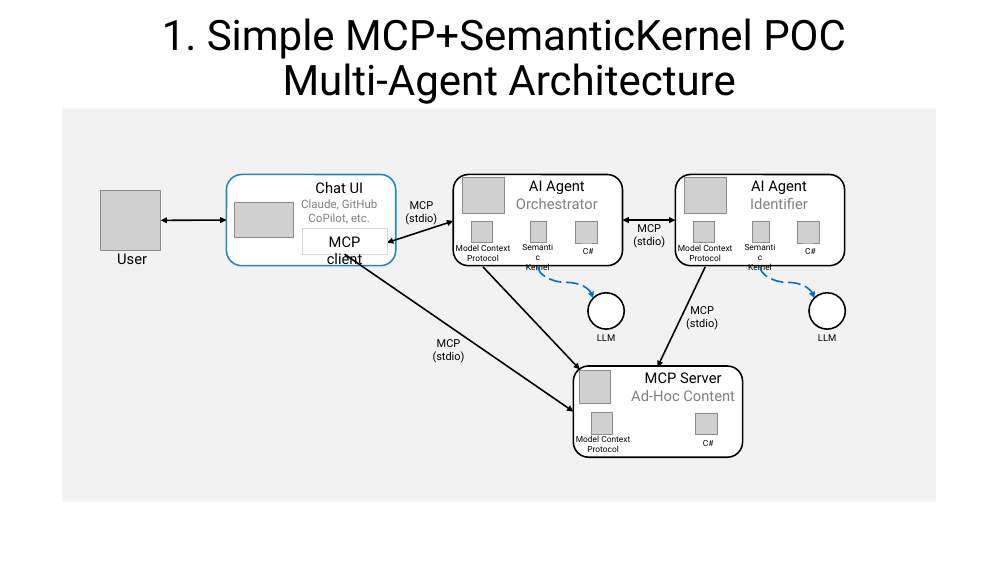
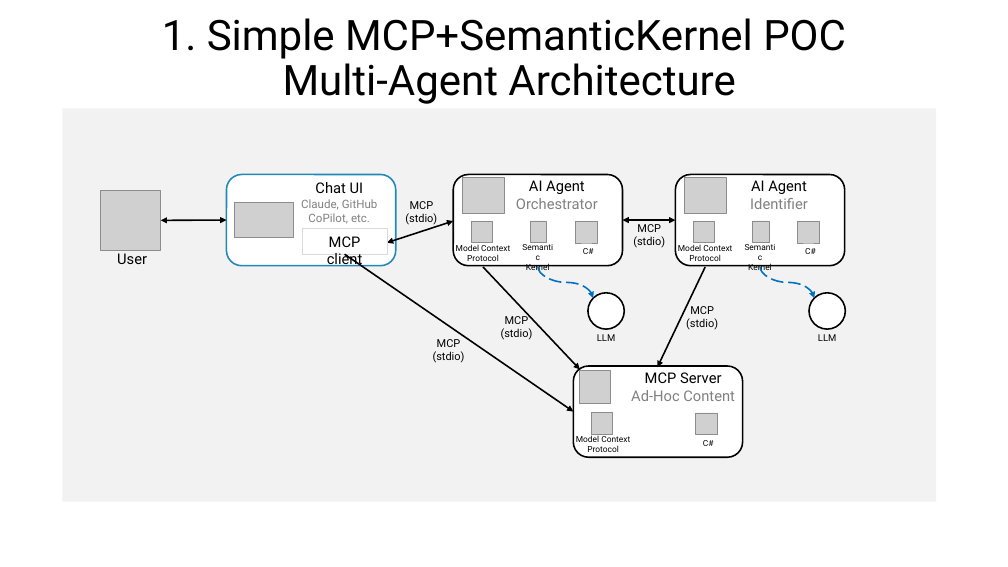
Before and after one commit to CESARDELATORRE/POC-SK-MCP, a slide deck: slide 2 of sk-mcp-hollow-poc/Simple-MCP-Agent-Hollow-POC-Architecture.pptx. Drawn at 1008x567 pixels with LibreOffice and Linux fonts; fonts in the diff are those of the drawing; grey boxes stand for pictures; background and template pictures are left out. Boxes give left, top, right and bottom in pixels: in the first picture for what was removed or moved away, otherwise in the second. Text is boxed around its words. In the diff, an @@ line names an element or a change of style, - is before the commit and + after.

Commit message:
added updates in architecture diagrams

```diff
--- a/sk-mcp-hollow-poc/Simple-MCP-Agent-Hollow-POC-Architecture.pptx
+++ b/sk-mcp-hollow-poc/Simple-MCP-Agent-Hollow-POC-Architecture.pptx
@@ text added at [501, 314, 533, 340], 10.5 pt, text #000000 @@
+MCP
+(stdio)
```
